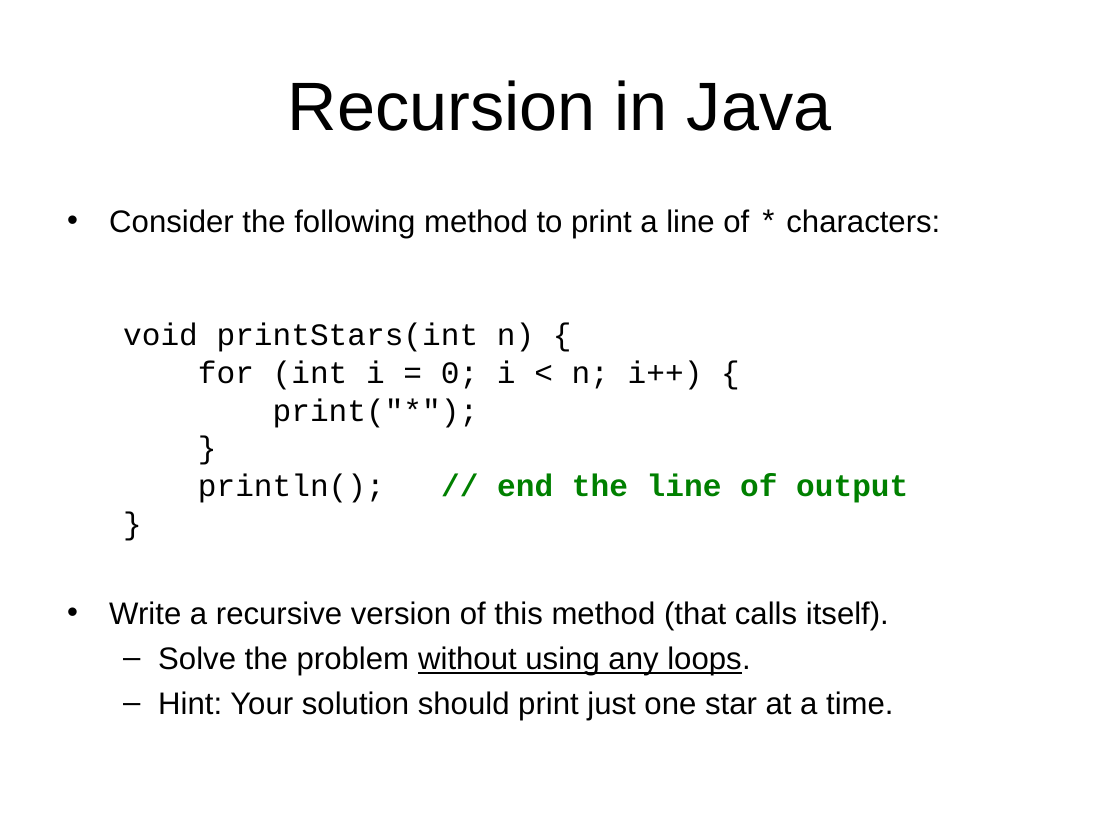
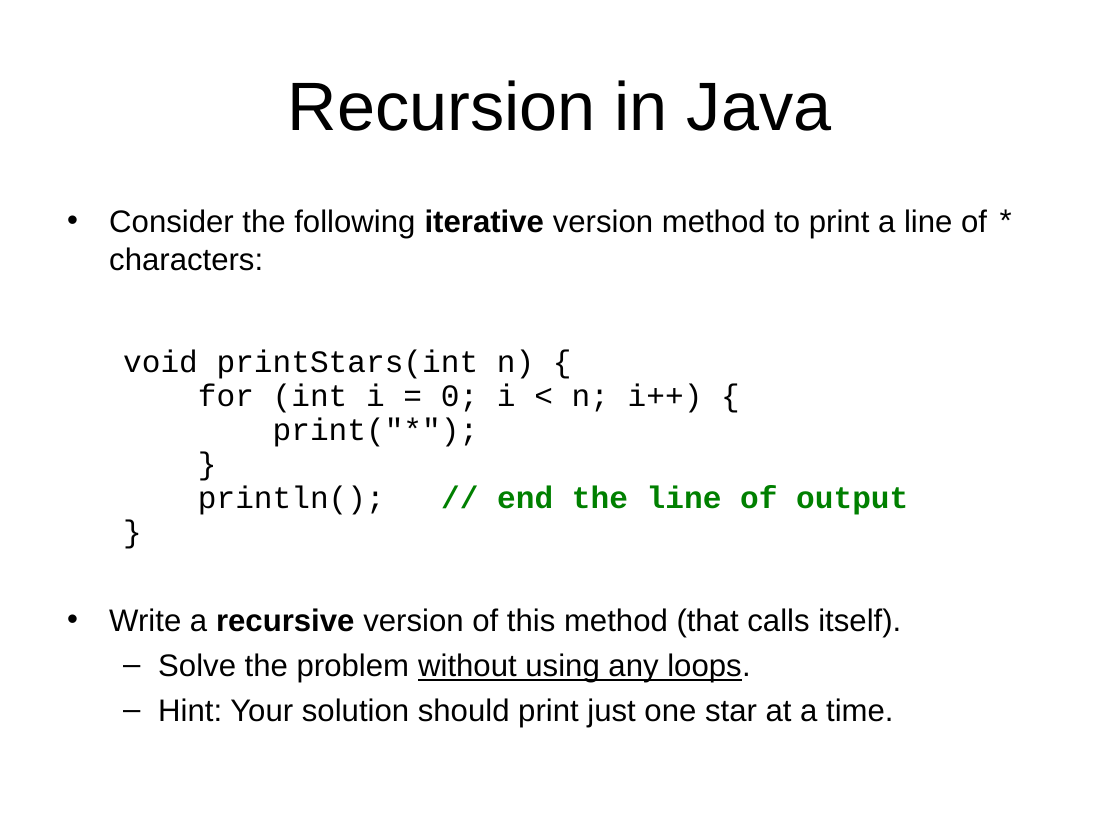
Before and after one commit to LongBaoNguyen/longbaonguyen.github.io, a slide deck: slide 18 of courses/apcsp/lecture14.ppt. Drawn at 1120x840 pixels with LibreOffice and Linux fonts; fonts in the diff are those of the drawing; background and template pictures are left out. Boxes give left, top, right and bottom in pixels: in the first picture for what was removed or moved away, otherwise in the second. Text is boxed around its words. In the diff, an @@ line names an element or a change of style, - is before the commit and + after.

```diff
--- a/courses/apcsp/lecture14.ppt
+++ b/courses/apcsp/lecture14.ppt
@@ text at box(109, 209, 987, 271): text changed @@
-• Consider the following method to print a line of * characters:
+• Consider the following iterative version method to print a line of * characters:
@@ text at box(109, 350, 908, 637): bold on in "recursive"; line spacing 0.8 to 0.7 @@
```
Also in this commit, not shown: 7 other slides changed, 1 slide removed, 12 other files.
